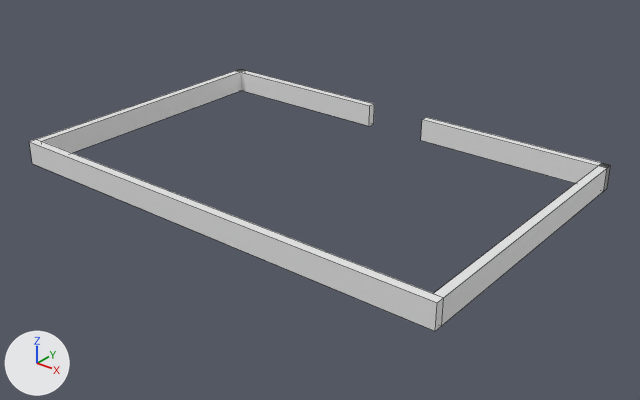
A saved change to the Blender file Models/barda/barda.blend.
Both versions are drawn from a 50 mm lens placed at (14.78, -10.57, 10.52), pointed at (0.48, 7.31, -0.57). Every picture has the same lights, and +X, +Y and +Z are marked at lower left. The first picture is the older version. Mesh edges are drawn as thin lines.

In view in the first picture: 'barda'.
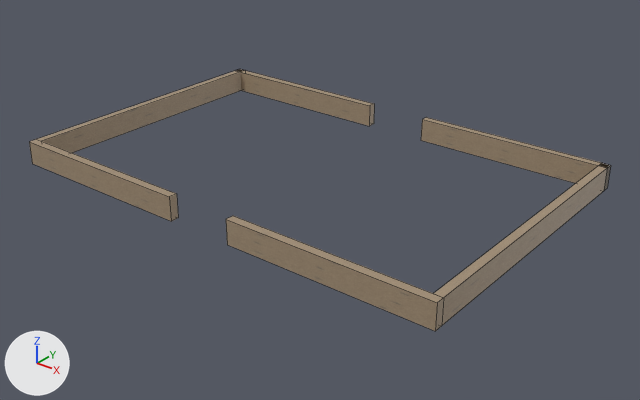
The newer file is also turned or shifted as a whole; pictures and numbers use the older file's frame.

Changed parts and their boxes [x1, y1, x2, y2] in the pictures (640 x 400 px):
'barda', surface changed, reshaped (white to brown): [29, 69, 611, 331] in both
part 1 of me_cubo_070, cut back: [29, 139, 444, 331] in both
part 2 of me_cubo_070, surface changed: [37, 69, 610, 297] in both

Diff of the bpy script that builds the scene:
```diff
--- a/Models/barda/barda.blend.py
+++ b/Models/barda/barda.blend.py
@@ img_piedra_jpg @@
+img_piedra_jpg = load_image('piedra.jpg', '../fachada/piedra.jpg', 1024, 1024, 'sRGB')
@@ mat_piedra @@
 mat_piedra = principled_material('piedra')
-mat_piedra.base_color = (0.8, 0.8, 0.8)  # white #e7e7e7
+mat_piedra.texture = img_piedra_jpg
@@ me_cubo_070 @@
 # used by ob_barda; location = (0.0, 0.0, 0.0)
-me_cubo_070.from_pydata(...)  # 40 vertices, 30 faces; spans x -7.0..7.0, y 3.0..12.0, z 0.0..0.7
+me_cubo_070.from_pydata(...)  # 48 vertices, 36 faces; spans x -7.0..7.0, y 3.0..12.0, z 0.0..0.7
+# me_cubo_070 part 1
+# 4 faces are deleted
+# 8 vertices are added at x -1.0..1.0, y 3.0..3.25, z 0.0..0.7
+# 10 new faces join them
+# me_cubo_070 part 2: 16 kept faces spanning x -7.0..7.0, y 3.25..12.0, z 0.0..0.7 get new texture (UV) coordinates
 me_cubo_070.materials.append(mat_piedra)
```
